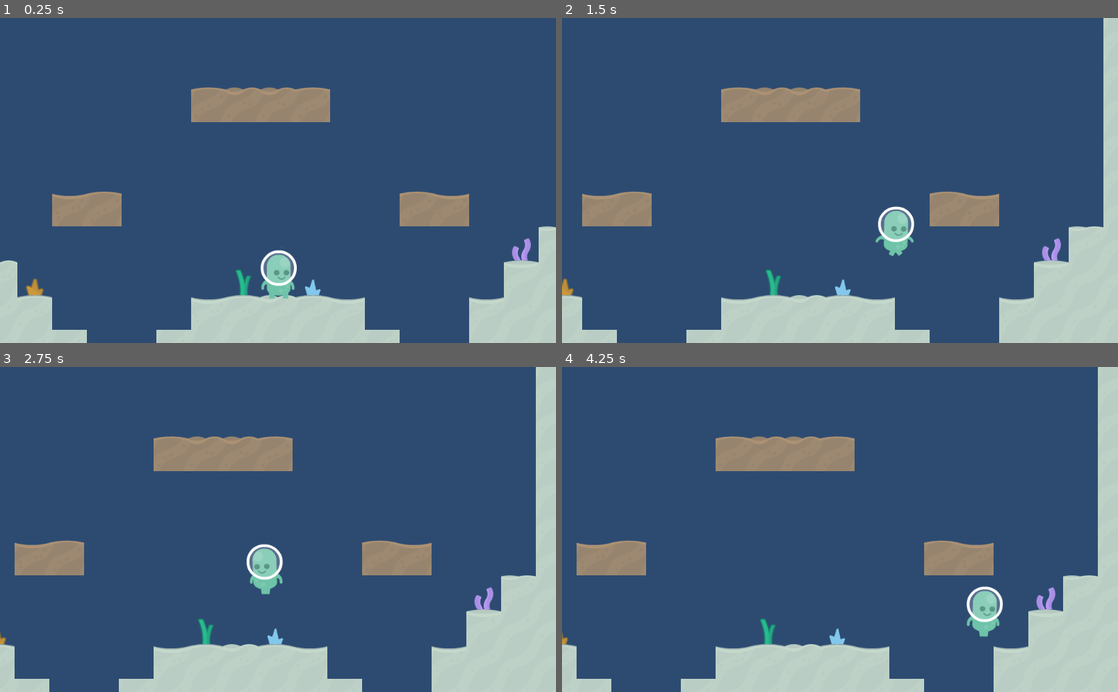
Above: before the commit, frames 1-4 (two rows, left to right).
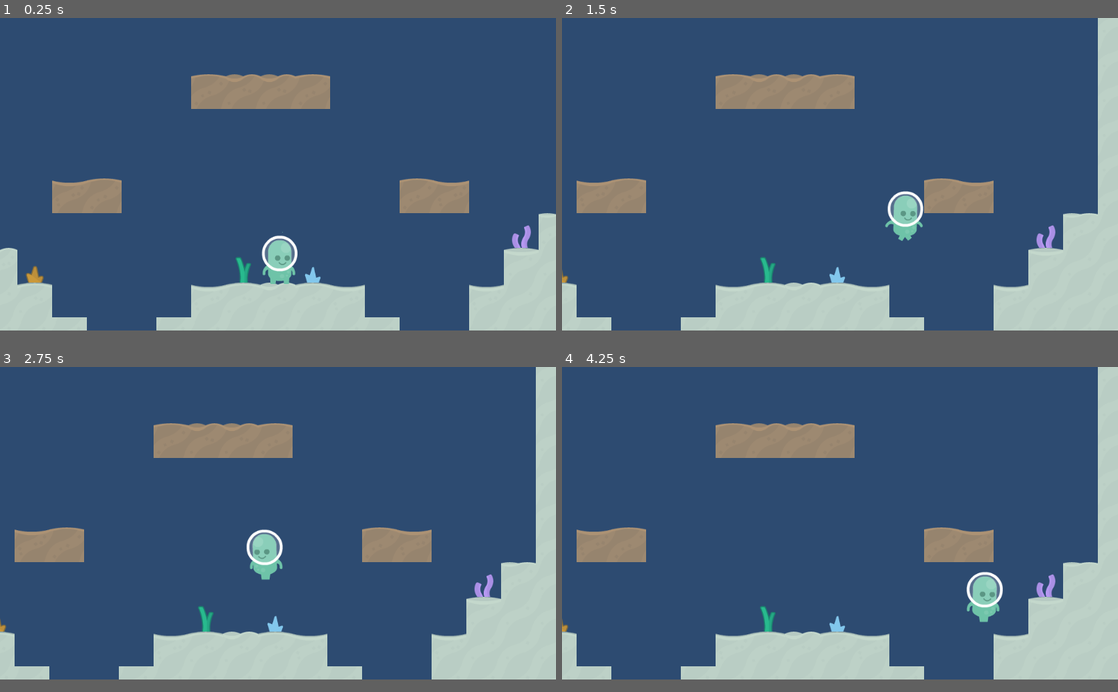
Above: after the commit, the same moments.

Repository: cpvanlue/dive-bug
Game: Godot game, scene res://src/Level.tscn
Same seed, same stepped clock (60 frames per second), same inputs: the game is played once before the commit and once after it.
Inputs:
- Up to frame 1 (0.25 s): no input
- Up to frame 2 (1.5 s): hold Ctrl (crouch) 0.53-1.28 s; hold D (right) from 0.53 s (still down); tap Space (swim) at 0.8, 1.35 s
- Up to frame 3 (2.75 s): tap Ctrl (crouch) at 1.55 s; release D (right) at 2.03 s; hold A (left) from 2.03 s (still down); hold Ctrl (crouch) from 2.03 s (still down); tap Space (swim) at 2.3 s
- Up to frame 4 (4.25 s): release A (left) at 2.78 s; release Ctrl (crouch) at 2.78 s; hold D (right) from 2.78 s (still down); tap Shift (sprint) at 2.85 s; tap Ctrl (crouch) at 3.05 s; tap Space (swim) at 3.6 s
In our replay, the window is 800x468 before the commit and 800x450 after it. These sizes can differ from the game's own. Grey fills any space a smaller window leaves; there, only what the larger window draws over its background counts as a difference.

The runs differ from the first frame. In frame 1, 9.2% of the frame differs, in the area x 0-100%, y 17-100%; in frame 2, 11%, in the area x 0-98%, y 0-100%; in frame 3, 9.2%; in frame 4, 9.2%.

Commit message:
Modify project resolution and fix camera bounds

Diff:
--- a/project.godot
+++ b/project.godot
@@ -16,6 +16,8 @@
 
 [display]
 
+window/size/width=1280
+window/size/height=720
 window/stretch/mode="2d"
 window/stretch/aspect="keep"
 
--- a/src/Level.tscn
+++ b/src/Level.tscn
@@ -1473,6 +1473,7 @@
 
 [node name="Camera2D" type="Camera2D" parent="Player"]
 current = true
+zoom = Vector2( 0.8, 0.8 )
 limit_left = -100
 limit_top = 0
 limit_right = 1125
--- a/src/Player.gd
+++ b/src/Player.gd
@@ -21,7 +21,7 @@
 	var _ignored = move_and_slide(velocity, Vector2(0, -1))
 	if velocity.y > GRAVITY:
 		velocity.y = GRAVITY
-	velocity.x = lerp(velocity.x, 0, 0.15)
+	velocity.x = lerp(velocity.x, 0, 0.25)
 
 func set_direction() -> void:
 	if Input.is_action_pressed("left"):
@@ -41,9 +41,6 @@
 
 
 func check_abilities(delta: float) -> void:
-	if Input.is_action_pressed("crouch") and is_on_floor():
-		$AnimatedSprite.play("crouch")
-		velocity.x = velocity.x / 2
 	if Input.is_action_just_pressed("swim"):
 		$AnimatedSprite.frame = 0
 		$AnimatedSprite.play("swim")
@@ -56,5 +53,7 @@
 
 
 func _on_AnimatedSprite_animation_finished():
-	if not (Input.is_action_pressed("left") or Input.is_action_pressed("right") or $AnimatedSprite.animation == "swim"):
-		$AnimatedSprite.play("idle")
+	if not (Input.is_action_pressed("left")
+		or Input.is_action_pressed("right")
+		or $AnimatedSprite.animation == "swim"):
+			$AnimatedSprite.play("idle")
--- a/src/Player.tscn
+++ b/src/Player.tscn
@@ -11,11 +11,6 @@
 flags = 4
 atlas = ExtResource( 1 )
 region = Rect2( 216, 96, 72, 96 )
-
-[sub_resource type="AtlasTexture" id=10]
-flags = 4
-atlas = ExtResource( 1 )
-region = Rect2( 360, 96, 72, 96 )
 
 [sub_resource type="AtlasTexture" id=2]
 flags = 4
@@ -54,11 +49,6 @@
 "name": "idle",
 "speed": 5.0
 }, {
-"frames": [ SubResource( 10 ) ],
-"loop": true,
-"name": "crouch",
-"speed": 5.0
-}, {
 "frames": [ SubResource( 2 ), SubResource( 3 ), SubResource( 4 ) ],
 "loop": false,
 "name": "swim",
@@ -74,13 +64,13 @@
 script = ExtResource( 2 )
 
 [node name="DamageBox" type="CollisionShape2D" parent="."]
+position = Vector2( 1.5874, 8.33386 )
 shape = SubResource( 1 )
 
 [node name="AnimatedSprite" type="AnimatedSprite" parent="."]
-position = Vector2( -1.98425, 4.36536 )
+position = Vector2( -0.396851, 8.73071 )
 frames = SubResource( 8 )
-animation = "walk"
-frame = 2
+animation = "idle"
 playing = true
 
 [connection signal="animation_finished" from="AnimatedSprite" to="." method="_on_AnimatedSprite_animation_finished"]
Not shown: 1 places in src/Player.tscn that only renumber resources
